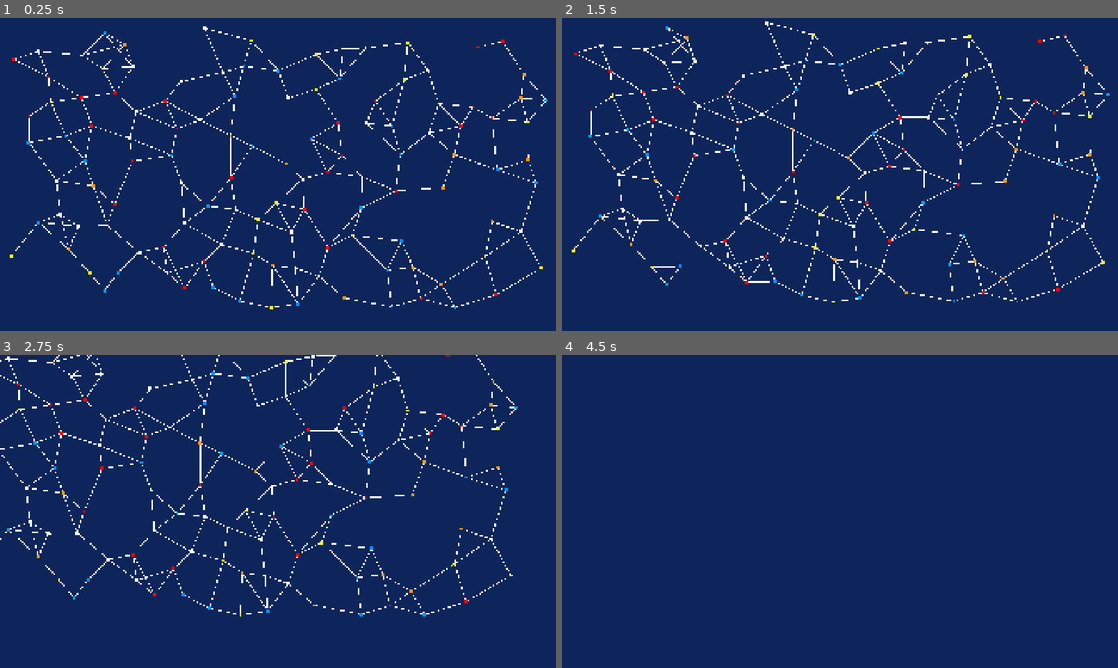
Above: before the commit, frames 1-4 (two rows, left to right).
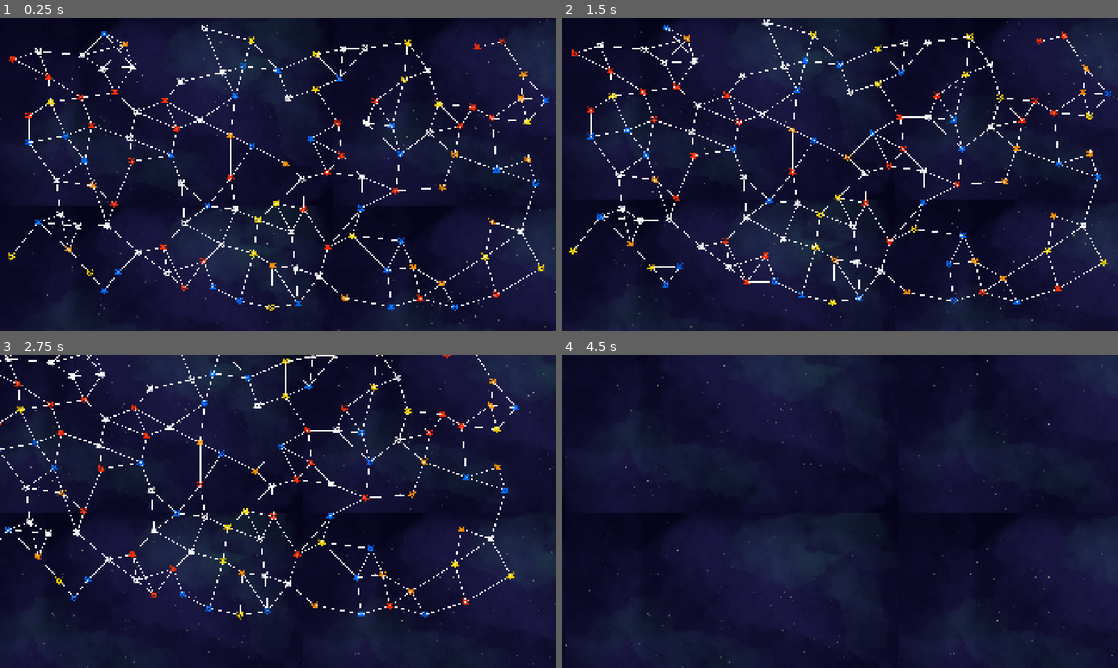
Above: after the commit, the same moments.

Repository: wrxme/Solaris
Game: Godot game, scene res://assets/scenes/game_scene.tscn
Same seed, same stepped clock (60 frames per second), same inputs: the game is played once before the commit and once after it.
Inputs (mouse positions are in pixels of both pictures, inside the frame that each line leads up to):
- Up to frame 1 (0.25 s): no input
- Up to frame 2 (1.5 s): tap Enter (enter) at 0.5, 1.35 s; move the mouse to (962, 158) at 0.52 s; hold D (right) 0.53-1.28 s; hold R (Refresh) 0.53-1.28 s; click (962, 158) at 0.67 s; tap Space (pause) at 1.25 s; move the mouse to (728, 190) at 1.27 s; hold S (down) from 1.28 s (still down)
- Up to frame 3 (2.75 s): move the mouse to (333, 442) at 2.02 s; release S (down) at 2.03 s; hold D (right) from 2.03 s (still down); hold R (Refresh) from 2.03 s (still down)
- Up to frame 4 (4.5 s): move the mouse to (812, 574) at 2.77 s; release D (right) at 2.78 s; release R (Refresh) at 2.78 s; hold = (speed_up) 2.78-3.53 s; tap Enter (enter) at 2.85, 3.5, 4.35 s; click (812, 574) at 2.92 s; move the mouse to (1006, 558) at 3.52 s; hold R (Refresh) 3.53-4.28 s; hold A (left) from 3.53 s (still down); move the mouse to (673, 464) at 4.27 s

The runs differ from the first frame. In frame 1, 92% of the frame differs, in the area x 0-100%, y 0-100%; in frame 2, 92%; in frame 3, 91%; in frame 4, 95%.
Error in both runs: Invalid access to property or key 'worlds' on a base object of type 'Nil'. (res://scripts/system_view.gd:10)

Commit message:
new sprites

Diff:
--- a/assets/scenes/game_scene.tscn
+++ b/assets/scenes/game_scene.tscn
@@ -7,19 +7,13 @@
 [ext_resource type="Script" uid="uid://bdbmpyamo5xbe" path="res://scripts/gameplay_managers/render_manager.gd" id="5_jd8xj"]
 [ext_resource type="Script" uid="uid://6sasg3bc0aiu" path="res://scripts/galaxy_view.gd" id="6_ve6l2"]
 [ext_resource type="Script" uid="uid://pak035hyi6n5" path="res://scripts/system_view.gd" id="7_ve6l2"]
+[ext_resource type="Texture2D" uid="uid://ch30yp5s8n810" path="res://assets/placeholder assets/bg.png" id="8_8ycl6"]
 
 [sub_resource type="QuadMesh" id="QuadMesh_ve6l2"]
 
 [sub_resource type="MultiMesh" id="MultiMesh_8ycl6"]
 use_colors = true
 mesh = SubResource("QuadMesh_ve6l2")
-
-[sub_resource type="QuadMesh" id="QuadMesh_jd8xj"]
-size = Vector2(10, 10)
-
-[sub_resource type="MultiMesh" id="MultiMesh_jd8xj"]
-use_colors = true
-mesh = SubResource("QuadMesh_jd8xj")
 
 [node name="GameScene" type="Node2D"]
 script = ExtResource("1_aufxv")
@@ -36,6 +30,15 @@
 [node name="RenderManager" type="Node2D" parent="."]
 script = ExtResource("5_jd8xj")
 
+[node name="TextureRect" type="TextureRect" parent="RenderManager"]
+modulate = Color(0.583047, 0.583047, 0.5830469, 1)
+offset_left = -2305.0
+offset_top = -1297.0
+offset_right = 2076.0
+offset_bottom = 1334.0
+texture = ExtResource("8_8ycl6")
+stretch_mode = 1
+
 [node name="GalaxyView" type="Node2D" parent="RenderManager"]
 script = ExtResource("6_ve6l2")
 
@@ -46,15 +49,11 @@
 [node name="Connections" type="MultiMeshInstance2D" parent="RenderManager/GalaxyView"]
 multimesh = SubResource("MultiMesh_8ycl6")
 
-[node name="Worlds" type="MultiMeshInstance2D" parent="RenderManager/GalaxyView"]
-visibility_layer = 2
-multimesh = SubResource("MultiMesh_jd8xj")
-
 [node name="SystemView" type="Node2D" parent="RenderManager"]
 script = ExtResource("7_ve6l2")
 
 [node name="Camera2D" type="Camera2D" parent="RenderManager/SystemView"]
-zoom = Vector2(0.5, 0.5)
+zoom = Vector2(0.75, 0.75)
 
 [node name="Objects" type="Node2D" parent="RenderManager/SystemView"]
 
--- a/assets/star_types/blue_giant.tres
+++ b/assets/star_types/blue_giant.tres
@@ -1,14 +1,14 @@
-[gd_resource type="Resource" script_class="StarType" load_steps=2 format=3 uid="uid://w702dxvladin"]
+[gd_resource type="Resource" script_class="StarType" load_steps=3 format=3 uid="uid://w702dxvladin"]
 
 [ext_resource type="Script" uid="uid://c0n7xbpmoevwv" path="res://scripts/types/star_type.gd" id="1_p56v0"]
+[ext_resource type="Texture2D" uid="uid://01xqc7bcuqjl" path="res://assets/placeholder assets/stars/blue.png" id="2_n74uv"]
 
 [resource]
 script = ExtResource("1_p56v0")
-scortch_zone_size = 80
 inner_zone_size = 50
 habitable_zone_size = 150
 name = "Blue Giant"
 size_range = Vector2(40, 45)
 color = Color(0, 0.60784316, 1, 1)
-planet_zone = null
+sprite = ExtResource("2_n74uv")
 metadata/_custom_type_script = "uid://c0n7xbpmoevwv"
--- a/assets/star_types/class_a.tres
+++ b/assets/star_types/class_a.tres
@@ -1,14 +1,15 @@
-[gd_resource type="Resource" script_class="StarType" load_steps=2 format=3 uid="uid://by58sy2alfk8n"]
+[gd_resource type="Resource" script_class="StarType" load_steps=3 format=3 uid="uid://by58sy2alfk8n"]
 
 [ext_resource type="Script" uid="uid://c0n7xbpmoevwv" path="res://scripts/types/star_type.gd" id="1_we6r0"]
+[ext_resource type="Texture2D" uid="uid://bnmbc1uoudp8t" path="res://assets/placeholder assets/stars/white.png" id="2_wmr6k"]
 
 [resource]
 script = ExtResource("1_we6r0")
 luminosity = 5.0
-scortch_zone_size = 80
 inner_zone_size = 60
 habitable_zone_size = 100
 name = "Class A"
 size_range = Vector2(30, 35)
 color = Color(1, 1, 1, 1)
+sprite = ExtResource("2_wmr6k")
 metadata/_custom_type_script = "uid://c0n7xbpmoevwv"
--- a/assets/star_types/class_b.tres
+++ b/assets/star_types/class_b.tres
@@ -1,14 +1,15 @@
-[gd_resource type="Resource" script_class="StarType" load_steps=2 format=3 uid="uid://s3sq1l63fmff"]
+[gd_resource type="Resource" script_class="StarType" load_steps=3 format=3 uid="uid://s3sq1l63fmff"]
 
 [ext_resource type="Script" uid="uid://c0n7xbpmoevwv" path="res://scripts/types/star_type.gd" id="1_3edcs"]
+[ext_resource type="Texture2D" uid="uid://01xqc7bcuqjl" path="res://assets/placeholder assets/stars/blue.png" id="2_oulgk"]
 
 [resource]
 script = ExtResource("1_3edcs")
 luminosity = 3.0
-scortch_zone_size = 140
 inner_zone_size = 45
 habitable_zone_size = 100
 name = "Class B"
 size_range = Vector2(30, 35)
 color = Color(0, 0.56078434, 1, 1)
+sprite = ExtResource("2_oulgk")
 metadata/_custom_type_script = "uid://c0n7xbpmoevwv"
--- a/assets/star_types/class_f.tres
+++ b/assets/star_types/class_f.tres
@@ -1,14 +1,15 @@
-[gd_resource type="Resource" script_class="StarType" load_steps=2 format=3 uid="uid://df1amxsla4bfw"]
+[gd_resource type="Resource" script_class="StarType" load_steps=3 format=3 uid="uid://df1amxsla4bfw"]
 
 [ext_resource type="Script" uid="uid://c0n7xbpmoevwv" path="res://scripts/types/star_type.gd" id="1_6ifrt"]
+[ext_resource type="Texture2D" uid="uid://72jsacj7q3ai" path="res://assets/placeholder assets/stars/orange.png" id="2_tffs7"]
 
 [resource]
 script = ExtResource("1_6ifrt")
 luminosity = 0.8
-scortch_zone_size = 90
 inner_zone_size = 50
 habitable_zone_size = 90
 name = "Class F"
 size_range = Vector2(25, 30)
 color = Color(1, 0.6, 0, 1)
+sprite = ExtResource("2_tffs7")
 metadata/_custom_type_script = "uid://c0n7xbpmoevwv"
--- a/assets/star_types/class_g.tres
+++ b/assets/star_types/class_g.tres
@@ -1,12 +1,13 @@
-[gd_resource type="Resource" script_class="StarType" load_steps=2 format=3 uid="uid://dek4gx3nnrvk1"]
+[gd_resource type="Resource" script_class="StarType" load_steps=3 format=3 uid="uid://dek4gx3nnrvk1"]
 
 [ext_resource type="Script" uid="uid://c0n7xbpmoevwv" path="res://scripts/types/star_type.gd" id="1_bjahn"]
+[ext_resource type="Texture2D" uid="uid://cwby4rp06wxg8" path="res://assets/placeholder assets/stars/yellow.png" id="2_c83qd"]
 
 [resource]
 script = ExtResource("1_bjahn")
-scortch_zone_size = 120
 inner_zone_size = 60
 habitable_zone_size = 100
 name = "Class G"
 size_range = Vector2(25, 30)
+sprite = ExtResource("2_c83qd")
 metadata/_custom_type_script = "uid://c0n7xbpmoevwv"
--- a/assets/star_types/red_dwarf.tres
+++ b/assets/star_types/red_dwarf.tres
@@ -1,14 +1,15 @@
-[gd_resource type="Resource" script_class="StarType" load_steps=2 format=3 uid="uid://d4fs0nd50y21u"]
+[gd_resource type="Resource" script_class="StarType" load_steps=3 format=3 uid="uid://d4fs0nd50y21u"]
 
 [ext_resource type="Script" uid="uid://c0n7xbpmoevwv" path="res://scripts/types/star_type.gd" id="1_neesx"]
+[ext_resource type="Texture2D" uid="uid://bsssdefjbqi2t" path="res://assets/placeholder assets/stars/red.png" id="2_hgn14"]
 
 [resource]
 script = ExtResource("1_neesx")
 luminosity = 0.4
-scortch_zone_size = 60
 inner_zone_size = 20
 habitable_zone_size = 30
 name = "Red Dwarf"
 size_range = Vector2(15, 20)
 color = Color(1, 0, 0, 1)
+sprite = ExtResource("2_hgn14")
 metadata/_custom_type_script = "uid://c0n7xbpmoevwv"
--- a/assets/star_types/red_giant.tres
+++ b/assets/star_types/red_giant.tres
@@ -1,14 +1,15 @@
-[gd_resource type="Resource" script_class="StarType" load_steps=2 format=3 uid="uid://d2w88il8g6la6"]
+[gd_resource type="Resource" script_class="StarType" load_steps=3 format=3 uid="uid://d2w88il8g6la6"]
 
 [ext_resource type="Script" uid="uid://c0n7xbpmoevwv" path="res://scripts/types/star_type.gd" id="1_kq8lp"]
+[ext_resource type="Texture2D" uid="uid://bsssdefjbqi2t" path="res://assets/placeholder assets/stars/red.png" id="2_wg88x"]
 
 [resource]
 script = ExtResource("1_kq8lp")
 luminosity = 0.6
-scortch_zone_size = 90
 inner_zone_size = 30
 habitable_zone_size = 0
 name = "Red Giant"
 size_range = Vector2(40, 45)
 color = Color(1, 0, 0, 1)
+sprite = ExtResource("2_wg88x")
 metadata/_custom_type_script = "uid://c0n7xbpmoevwv"
--- a/assets/star_types/white_dwarf.tres
+++ b/assets/star_types/white_dwarf.tres
@@ -1,14 +1,15 @@
-[gd_resource type="Resource" script_class="StarType" load_steps=2 format=3 uid="uid://rxq534gcu5ae"]
+[gd_resource type="Resource" script_class="StarType" load_steps=3 format=3 uid="uid://rxq534gcu5ae"]
 
 [ext_resource type="Script" uid="uid://c0n7xbpmoevwv" path="res://scripts/types/star_type.gd" id="1_63caq"]
+[ext_resource type="Texture2D" uid="uid://bnmbc1uoudp8t" path="res://assets/placeholder assets/stars/white.png" id="2_r38nb"]
 
 [resource]
 script = ExtResource("1_63caq")
 luminosity = 0.8
-scortch_zone_size = 40
 inner_zone_size = 40
 habitable_zone_size = 40
 name = "White Dwarf"
 size_range = Vector2(10, 15)
 color = Color(1, 1, 1, 1)
+sprite = ExtResource("2_r38nb")
 metadata/_custom_type_script = "uid://c0n7xbpmoevwv"
--- a/assets/world_types/arctic.tres
+++ b/assets/world_types/arctic.tres
@@ -1,11 +1,13 @@
-[gd_resource type="Resource" script_class="WorldType" load_steps=2 format=3 uid="uid://cu32ufyyvxdme"]
+[gd_resource type="Resource" script_class="WorldType" load_steps=3 format=3 uid="uid://cu32ufyyvxdme"]
 
 [ext_resource type="Script" uid="uid://ct5kmllr4nuls" path="res://scripts/types/world_type.gd" id="1_qwf41"]
+[ext_resource type="Texture2D" uid="uid://ddkn72ej48le4" path="res://assets/placeholder assets/planets/snowy.png" id="2_bo7ir"]
 
 [resource]
 script = ExtResource("1_qwf41")
 name = "Arctic"
 size_range = Vector2(7, 20)
 color = Color(1, 1, 1, 1)
+sprite = ExtResource("2_bo7ir")
 planet_zone = 3
 metadata/_custom_type_script = "uid://ct5kmllr4nuls"
--- a/assets/world_types/barren.tres
+++ b/assets/world_types/barren.tres
@@ -1,11 +1,13 @@
-[gd_resource type="Resource" script_class="WorldType" load_steps=2 format=3 uid="uid://bet6fofqn6s4m"]
+[gd_resource type="Resource" script_class="WorldType" load_steps=3 format=3 uid="uid://bet6fofqn6s4m"]
 
 [ext_resource type="Script" uid="uid://ct5kmllr4nuls" path="res://scripts/types/world_type.gd" id="1_ghtty"]
+[ext_resource type="Texture2D" uid="uid://ljlfl83vovs1" path="res://assets/placeholder assets/planets/barren.png" id="2_yv4nj"]
 
 [resource]
 script = ExtResource("1_ghtty")
 name = "Barren"
 size_range = Vector2(5, 15)
 color = Color(0.38802657, 0.37403995, 0.37403995, 1)
+sprite = ExtResource("2_yv4nj")
 planet_zone = 0
 metadata/_custom_type_script = "uid://ct5kmllr4nuls"
--- a/assets/world_types/continental.tres
+++ b/assets/world_types/continental.tres
@@ -1,10 +1,12 @@
-[gd_resource type="Resource" script_class="WorldType" load_steps=2 format=3 uid="uid://ca8pg5tncckj5"]
+[gd_resource type="Resource" script_class="WorldType" load_steps=3 format=3 uid="uid://ca8pg5tncckj5"]
 
 [ext_resource type="Script" uid="uid://ct5kmllr4nuls" path="res://scripts/types/world_type.gd" id="1_5jlpi"]
+[ext_resource type="Texture2D" uid="uid://bojq2fw85hddk" path="res://assets/placeholder assets/planets/continental.png" id="2_qqrmg"]
 
 [resource]
 script = ExtResource("1_5jlpi")
 name = "Continental"
 size_range = Vector2(5, 20)
 color = Color(0.3647059, 0.81960785, 0, 1)
+sprite = ExtResource("2_qqrmg")
 metadata/_custom_type_script = "uid://ct5kmllr4nuls"
--- a/assets/world_types/desert.tres
+++ b/assets/world_types/desert.tres
@@ -1,11 +1,13 @@
-[gd_resource type="Resource" script_class="WorldType" load_steps=2 format=3 uid="uid://dhudkg0lgwu21"]
+[gd_resource type="Resource" script_class="WorldType" load_steps=3 format=3 uid="uid://dhudkg0lgwu21"]
 
 [ext_resource type="Script" uid="uid://ct5kmllr4nuls" path="res://scripts/types/world_type.gd" id="1_xuxv7"]
+[ext_resource type="Texture2D" uid="uid://brmkjldbw5sxq" path="res://assets/placeholder assets/planets/desert.png" id="2_45vys"]
 
 [resource]
 script = ExtResource("1_xuxv7")
 name = "Desert"
 size_range = Vector2(10, 15)
 color = Color(0.9434088, 0.7427136, 0.363164, 1)
+sprite = ExtResource("2_45vys")
 planet_zone = 1
 metadata/_custom_type_script = "uid://ct5kmllr4nuls"
--- a/assets/world_types/gas_giant.tres
+++ b/assets/world_types/gas_giant.tres
@@ -1,11 +1,13 @@
-[gd_resource type="Resource" script_class="WorldType" load_steps=2 format=3 uid="uid://cmbvon2x1i2qx"]
+[gd_resource type="Resource" script_class="WorldType" load_steps=3 format=3 uid="uid://cmbvon2x1i2qx"]
 
 [ext_resource type="Script" uid="uid://ct5kmllr4nuls" path="res://scripts/types/world_type.gd" id="1_dgoep"]
+[ext_resource type="Texture2D" uid="uid://owdxsh4y0mkb" path="res://assets/placeholder assets/planets/gas.png" id="2_c72w1"]
 
 [resource]
 script = ExtResource("1_dgoep")
 name = "Gas Giant"
 size_range = Vector2(10, 30)
 color = Color(0.7803848, 0.72201, 0.91422284, 1)
+sprite = ExtResource("2_c72w1")
 planet_zone = 3
 metadata/_custom_type_script = "uid://ct5kmllr4nuls"
--- a/assets/world_types/molten.tres
+++ b/assets/world_types/molten.tres
@@ -1,11 +1,13 @@
-[gd_resource type="Resource" script_class="WorldType" load_steps=2 format=3 uid="uid://cmc7itggtrfgk"]
+[gd_resource type="Resource" script_class="WorldType" load_steps=3 format=3 uid="uid://cmc7itggtrfgk"]
 
 [ext_resource type="Script" uid="uid://ct5kmllr4nuls" path="res://scripts/types/world_type.gd" id="1_3byds"]
+[ext_resource type="Texture2D" uid="uid://dfym8t7yp33fb" path="res://assets/placeholder assets/planets/molten.png" id="2_o0seg"]
 
 [resource]
 script = ExtResource("1_3byds")
 name = "Molten"
 size_range = Vector2(5, 20)
 color = Color(0.86749244, 0.29906216, 0, 1)
+sprite = ExtResource("2_o0seg")
 planet_zone = 0
 metadata/_custom_type_script = "uid://ct5kmllr4nuls"
--- a/assets/world_types/moon_habitable.tres
+++ b/assets/world_types/moon_habitable.tres
@@ -1,11 +1,13 @@
-[gd_resource type="Resource" script_class="WorldType" load_steps=2 format=3 uid="uid://ok3r32j6whgk"]
+[gd_resource type="Resource" script_class="WorldType" load_steps=3 format=3 uid="uid://ok3r32j6whgk"]
 
 [ext_resource type="Script" uid="uid://ct5kmllr4nuls" path="res://scripts/types/world_type.gd" id="1_6usgf"]
+[ext_resource type="Texture2D" uid="uid://ck7b1ujhslyoa" path="res://assets/placeholder assets/planets/moon_hab.png" id="2_tub5y"]
 
 [resource]
 script = ExtResource("1_6usgf")
 name = "Habitable Moon"
 size_range = Vector2(3, 8)
 color = Color(0.22930562, 0.87142706, 0.7420107, 1)
+sprite = ExtResource("2_tub5y")
 planet_zone = 4
 metadata/_custom_type_script = "uid://ct5kmllr4nuls"
--- a/assets/world_types/moon_uninhabitable.tres
+++ b/assets/world_types/moon_uninhabitable.tres
@@ -1,11 +1,13 @@
-[gd_resource type="Resource" script_class="WorldType" load_steps=2 format=3 uid="uid://buek5jiqt3l3x"]
+[gd_resource type="Resource" script_class="WorldType" load_steps=3 format=3 uid="uid://buek5jiqt3l3x"]
 
 [ext_resource type="Script" uid="uid://ct5kmllr4nuls" path="res://scripts/types/world_type.gd" id="1_c471v"]
+[ext_resource type="Texture2D" uid="uid://ck7b1ujhslyoa" path="res://assets/placeholder assets/planets/moon_hab.png" id="2_rsle7"]
 
 [resource]
 script = ExtResource("1_c471v")
 name = "Habitable Moon"
 size_range = Vector2(3, 8)
 color = Color(0.33895516, 0.3596636, 0.34800842, 1)
+sprite = ExtResource("2_rsle7")
 planet_zone = 4
 metadata/_custom_type_script = "uid://ct5kmllr4nuls"
--- a/assets/world_types/ocean.tres
+++ b/assets/world_types/ocean.tres
@@ -1,10 +1,12 @@
-[gd_resource type="Resource" script_class="WorldType" load_steps=2 format=3 uid="uid://clw60ef58anvi"]
+[gd_resource type="Resource" script_class="WorldType" load_steps=3 format=3 uid="uid://clw60ef58anvi"]
 
 [ext_resource type="Script" uid="uid://ct5kmllr4nuls" path="res://scripts/types/world_type.gd" id="1_yyoas"]
+[ext_resource type="Texture2D" uid="uid://dc07orfswbrlx" path="res://assets/placeholder assets/planets/ocean.png" id="2_2dou5"]
 
 [resource]
 script = ExtResource("1_yyoas")
 name = "Ocean"
 size_range = Vector2(5, 25)
 color = Color(0.3647059, 0.45882353, 1, 1)
+sprite = ExtResource("2_2dou5")
 metadata/_custom_type_script = "uid://ct5kmllr4nuls"
--- a/assets/world_types/savannah.tres
+++ b/assets/world_types/savannah.tres
@@ -1,11 +1,13 @@
-[gd_resource type="Resource" script_class="WorldType" load_steps=2 format=3 uid="uid://tlc1kk44ue8s"]
+[gd_resource type="Resource" script_class="WorldType" load_steps=3 format=3 uid="uid://tlc1kk44ue8s"]
 
 [ext_resource type="Script" uid="uid://ct5kmllr4nuls" path="res://scripts/types/world_type.gd" id="1_ltsph"]
+[ext_resource type="Texture2D" uid="uid://bo06img5u5wh5" path="res://assets/placeholder assets/planets/savannah.png" id="2_6wawo"]
 
 [resource]
 script = ExtResource("1_ltsph")
 name = "Savannah"
 size_range = Vector2(5, 15)
 color = Color(0.74509805, 0.7058824, 0.16470589, 1)
+sprite = ExtResource("2_6wawo")
 planet_zone = 1
 metadata/_custom_type_script = "uid://ct5kmllr4nuls"
--- a/assets/world_types/tropical.tres
+++ b/assets/world_types/tropical.tres
@@ -1,10 +1,12 @@
-[gd_resource type="Resource" script_class="WorldType" load_steps=2 format=3 uid="uid://bxlacpjg8tbut"]
+[gd_resource type="Resource" script_class="WorldType" load_steps=3 format=3 uid="uid://bxlacpjg8tbut"]
 
 [ext_resource type="Script" uid="uid://ct5kmllr4nuls" path="res://scripts/types/world_type.gd" id="1_t2mcr"]
+[ext_resource type="Texture2D" uid="uid://bin8yocl8d0yd" path="res://assets/placeholder assets/planets/jungo.png" id="2_5crpa"]
 
 [resource]
 script = ExtResource("1_t2mcr")
 name = "Tropical"
 size_range = Vector2(7, 20)
 color = Color(8.735731e-06, 0.71792287, 1.92523e-07, 1)
+sprite = ExtResource("2_5crpa")
 metadata/_custom_type_script = "uid://ct5kmllr4nuls"
--- a/assets/world_types/tundra.tres
+++ b/assets/world_types/tundra.tres
@@ -1,11 +1,13 @@
-[gd_resource type="Resource" script_class="WorldType" load_steps=2 format=3 uid="uid://yjdeosd30yrv"]
+[gd_resource type="Resource" script_class="WorldType" load_steps=3 format=3 uid="uid://yjdeosd30yrv"]
 
 [ext_resource type="Script" uid="uid://ct5kmllr4nuls" path="res://scripts/types/world_type.gd" id="1_giq11"]
+[ext_resource type="Texture2D" uid="uid://8yy2ynof0gdu" path="res://assets/placeholder assets/planets/tund.png" id="2_x55fk"]
 
 [resource]
 script = ExtResource("1_giq11")
 name = "Tundra"
 size_range = Vector2(7, 20)
 color = Color(0.4908883, 0.9849656, 0.8882836, 1)
+sprite = ExtResource("2_x55fk")
 planet_zone = 3
 metadata/_custom_type_script = "uid://ct5kmllr4nuls"
--- a/scripts/galaxy_generation/solarsystem.gd
+++ b/scripts/galaxy_generation/solarsystem.gd
@@ -60,14 +60,14 @@
 		add_child(w)
 		worlds.append(w)
 
-		var w_dist = w.size + randf_range(10,20)
+		var w_dist = w.size + randf_range(15,30)
 		if w.size > 15:
 			if randf_range(0,1)<0.51:
 				var moon_type = moons[randi_range(0,moons.size()-1)].duplicate()
 				moon_type.size = randf_range(moon_type.size_range[0],moon_type.size_range[1])
 				w.spawn_moon(moon_type,w_dist)
 
-				w_dist += moon_type.size + randf_range(1,15)
+				w_dist += moon_type.size + randf_range(5,15)
 		if w.size > 20:
 			if randf_range(0,1)<0.51:
 				var moon_type = moons[randi_range(0,moons.size()-1)].duplicate()
--- a/scripts/galaxy_generation/world.gd
+++ b/scripts/galaxy_generation/world.gd
@@ -8,6 +8,7 @@
 var size : float
 var distance_from_center : float
 var color : Color = Color.DEEP_SKY_BLUE
+var sprite : Texture2D
 var speed := 50.0
 var angle : float = 0.0
 var radius : float = 0.0
@@ -31,6 +32,7 @@
 	world_type = _world_type
 	type = world_type.name
 	size = world_type.size
+	sprite = world_type.sprite
 
 	distance_from_center = _distance
 	position = Vector2(distance_from_center, 0)
--- a/scripts/galaxy_view.gd
+++ b/scripts/galaxy_view.gd
@@ -1,8 +1,6 @@
 extends Node2D
 
 @onready var parent = $".."
-
-@onready var mesh = $Worlds
 @onready var connection_mesh = $Connections
 @onready var cam = $Camera2D
 
@@ -10,21 +8,43 @@
 	cam.make_current()
 
 func instantiate_galaxy_map(galaxy : Galaxy) -> void:
-	var stars = galaxy.systems
 	var connections = galaxy.connections
 
-	# Stars
-	mesh.multimesh.instance_count = stars.size()
+	# stars
+	var groups := {}
+	for system in galaxy.systems:
+		var type = system.worlds[0].type
 
-	for i in range(stars.size()):
-		var star = stars[i]
+		if type not in groups:
+			groups[type] = []
 
-		var t = Transform2D(0, star.position)
-		mesh.multimesh.set_instance_transform_2d(i, t)
+		groups[type].append(system)
 
-		var color = star.worlds[0].color
-		mesh.multimesh.set_instance_color(i, color)
+	for type in groups:
+		var stars = groups[type]
 
+		var mesh = MultiMeshInstance2D.new()
+		mesh.texture = stars[0].worlds[0].world_type.sprite
+
+		var multimesh = MultiMesh.new()
+		mesh.multimesh = multimesh
+		multimesh.use_colors = true
+		multimesh.mesh = QuadMesh.new()
+		multimesh.mesh.size.x = 30.0
+		multimesh.mesh.size.y = 30.0
+
+		multimesh.instance_count = stars.size()
+
+		for i in range(stars.size()):
+			var star = stars[i]
+
+			var t = Transform2D(0, star.position)
+			multimesh.set_instance_transform_2d(i, t)
+
+			#var color = star.worlds[0].color
+			multimesh.set_instance_color(i, Color.WHITE)
+
+		add_child(mesh)
 
 	# Connections
 	var line_multimesh = connection_mesh.multimesh
--- a/scripts/render_object.gd
+++ b/scripts/render_object.gd
@@ -1,4 +1,4 @@
-extends Node2D
+extends Sprite2D
 class_name RenderObject
 
 var reference : Node
@@ -10,6 +10,14 @@
 
 	position = reference.position
 
+	var sprite = Sprite2D.new()
+	sprite.texture = reference.sprite
+	add_child(sprite)
+	var s_scale = reference.size * Vector2(0.005,0.005)
+	if s_scale.x < 0.05:
+		s_scale = Vector2(0.06,0.06)
+	sprite.scale = s_scale
+
 func _process(_delta: float) -> void:
 	if position == reference.position:
 		return
@@ -17,8 +25,8 @@
 	queue_redraw()
 
 func _draw() -> void:
-	var child_local_pos = Vector2.ZERO
+	#var child_local_pos = Vector2.ZERO
 	var parent_local_pos = -position
 	var radius = position.length()
-	draw_circle(child_local_pos, 10, Color.WHITE)
+	#draw_circle(child_local_pos, 10, Color.WHITE)
 	draw_circle(parent_local_pos, radius, Color.WHITE, false, 2, true)
--- a/scripts/types/world_type.gd
+++ b/scripts/types/world_type.gd
@@ -13,4 +13,5 @@
 @export var size_range := Vector2(15,45)
 var size : float
 @export var color := Color.YELLOW
+@export var sprite : Texture2D
 @export var planet_zone : SpawnZone = SpawnZone.HABITABLE
Binary file added: assets/placeholder assets/bg.png
Not shown, added: assets/placeholder assets/bg.png.import
Binary file added: assets/placeholder assets/planets/barren.png
Not shown, added: assets/placeholder assets/planets/barren.png.import
Binary file added: assets/placeholder assets/planets/continental.png
Not shown, added: assets/placeholder assets/planets/continental.png.import
Binary file added: assets/placeholder assets/planets/desert.png
Not shown, added: assets/placeholder assets/planets/desert.png.import
Binary file added: assets/placeholder assets/planets/gas.png
Not shown, added: assets/placeholder assets/planets/gas.png.import
Binary file added: assets/placeholder assets/planets/jungo.png
Not shown, added: assets/placeholder assets/planets/jungo.png.import
(and 29 more such lines)
